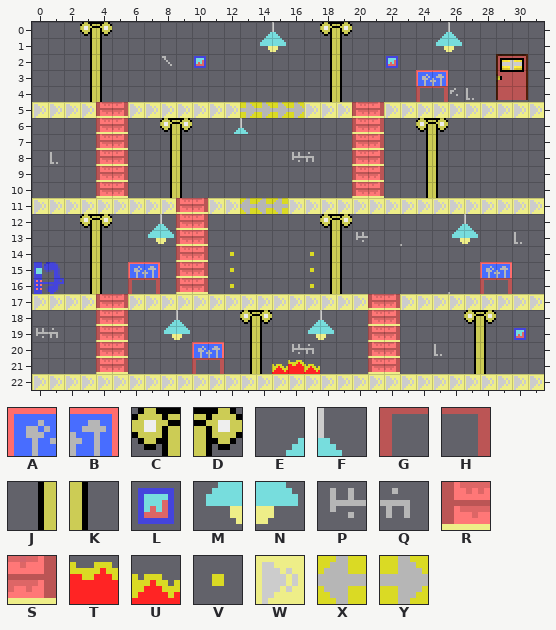
Level history. Tiled map: MSX2/C/assets/level0.tmx. Above: the version before the commit.
Cells are 8x8 px. Shown: x 0..31, y 0..22.
Key: from "tileset 256x212_8x8px": A 0, B 1, C 5, D 6, E 8, F 9, G 32, H 33, J 37, K 38, L 39, M 40, N 41, P 68, Q 69, R 192, S 193, T 194, U 195, V 198, W 224, X 228, Y 229.
_ is an empty cell.
Layer "Capa de patrones 1" before, first column x 9:
 1 _____MN__JK___
 2 _L_______JK__L
 3 _________JK___
 4 _________JK___
 5 WWWWYYYYWWWRSW
 6 D__EF______RS_
 7 K__________RS_
 8 K______PQ__RS_
 9 K__________RS_
10 K__________RS_
11 RSWWXXXWWWWWWW
12 RS_______CD___
13 RS_______JKP__
14 RS_V____VJK___
15 RS_V____VJK___
16 RS_V____VJK___
17 WWWWWWWWWWWWRS
18 F___CD__EF__RS
19 N___JK__MN__RS
20 _AB_JK_PQ___RS
21 _GH_JKUTU___RS
22 WWWWWWWWWWWWWW
After the commit:
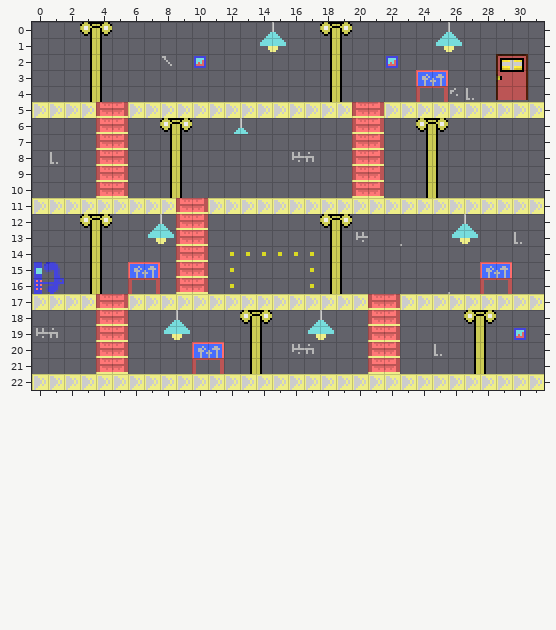
Change:
Changed rows in their new state; . is an unchanged cell.
Layer "Capa de patrones 1":
first column x 13:
 5 WWWW
first column x 13:
11 WWW.
14 VVVV
first column x 15:
21 ___
